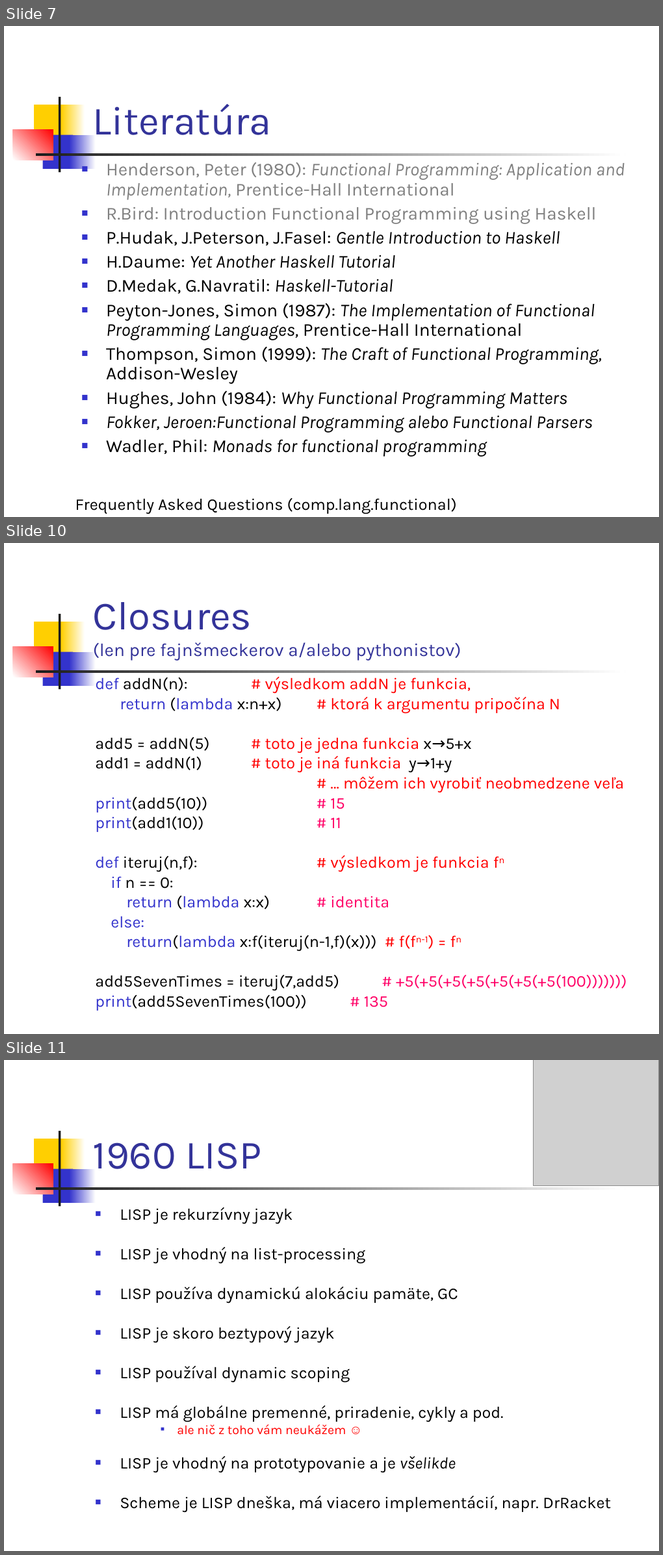
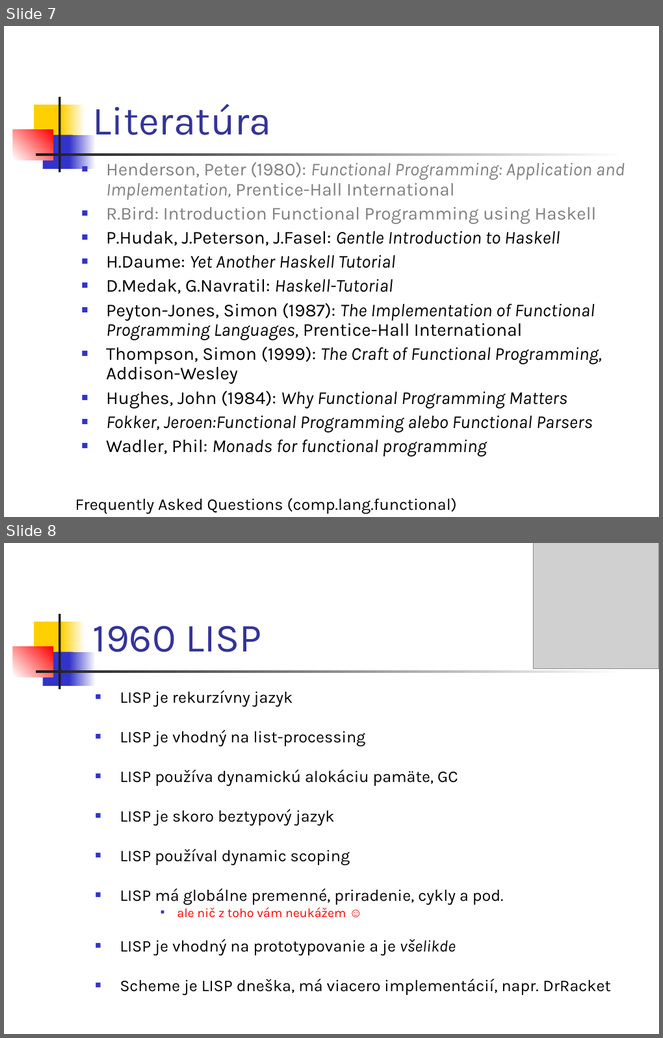
Before and after one commit to paradigmy/Prednasky, a slide deck: 06/funkcionalne1.ppt. Shown one above the other, each under a label of ours: slides 7, 10 and 11 before the commit, slides 7 and 8 after it; the slides between them are not shown. The pictures are 663x1555 and 663x1038 pixels, drawn with LibreOffice and Linux fonts; fonts in the diff are those of the drawing; grey boxes stand for pictures. Boxes give left, top, right and bottom in pixels: in the first picture for what was removed or moved away, otherwise in the second. Text is boxed around its words. In the diff, an @@ line names an element or a change of style, - is before the commit and + after.

```diff
--- a/06/funkcionalne1.ppt
+++ b/06/funkcionalne1.ppt
@@ slide 10 removed at (x1=4, y1=543, x2=659, y2=1034), background #FFFFFF; not listed: 7 template elements that a slide beside it also shows @@
@@ title removed at (x1=93, y1=602, x2=461, y2=661) @@
-Closures
-(len pre fajnšmeckerov a/alebo pythonistov)
@@ text removed at (x1=95, y1=677, x2=627, y2=1011) @@
-def addN(n): # výsledkom addN je funkcia,
-return (lambda x:n+x) # ktorá k argumentu pripočína N
-add5 = addN(5) # toto je jedna funkcia x→5+x
-add1 = addN(1) # toto je iná funkcia y→1+y
-# … môžem ich vyrobiť neobmedzene veľa
-print(add5(10)) # 15
-print(add1(10)) # 11
-def iteruj(n,f): # výsledkom je funkcia fn
-if n == 0:
-return (lambda x:x) # identita
-else:
-return(lambda x:f(iteruj(n-1,f)(x))) # f(fn-1) = fn
-add5SevenTimes = iteruj(7,add5) # +5(+5(+5(+5(+5(+5(+5(100)))))))
-print(add5SevenTimes(100)) # 135
@@ what was slide 11 is now slide 8 @@
```
Also in this commit, not shown: 7 slides changed, 2 other slides removed, 3 other files.
